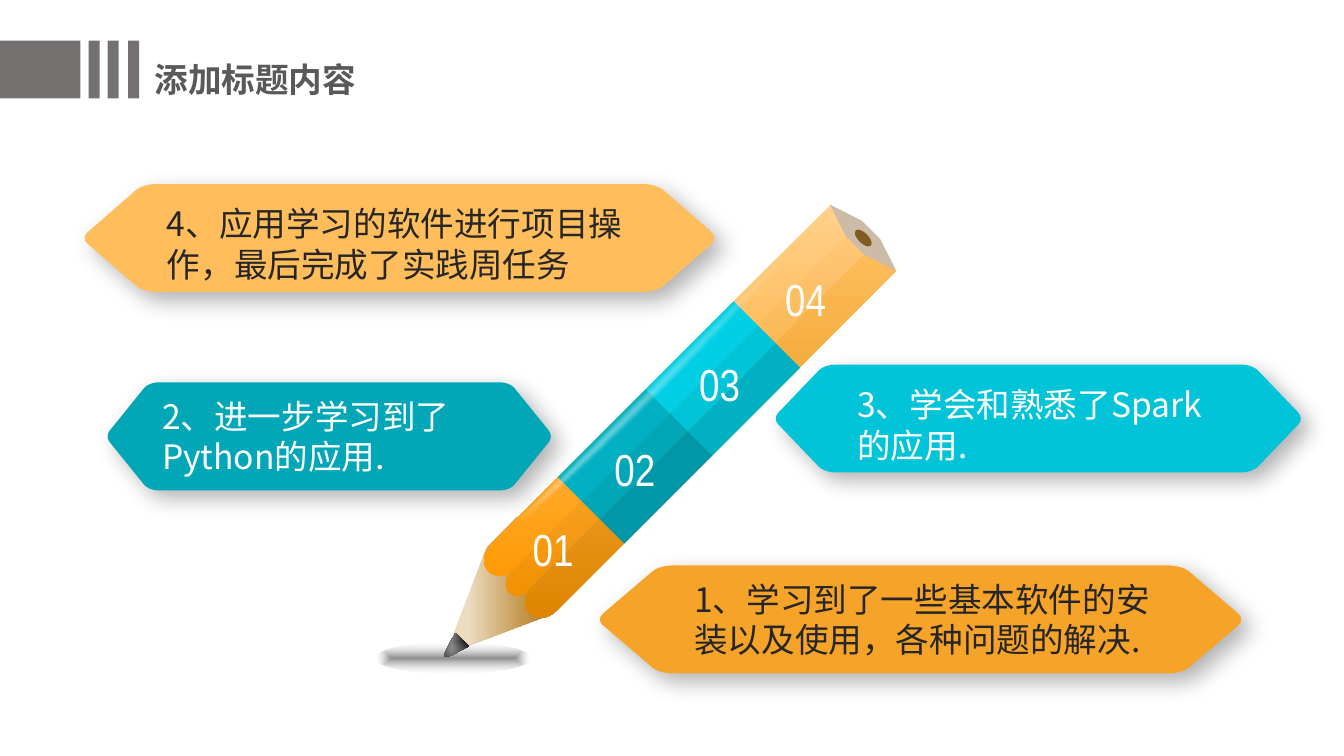
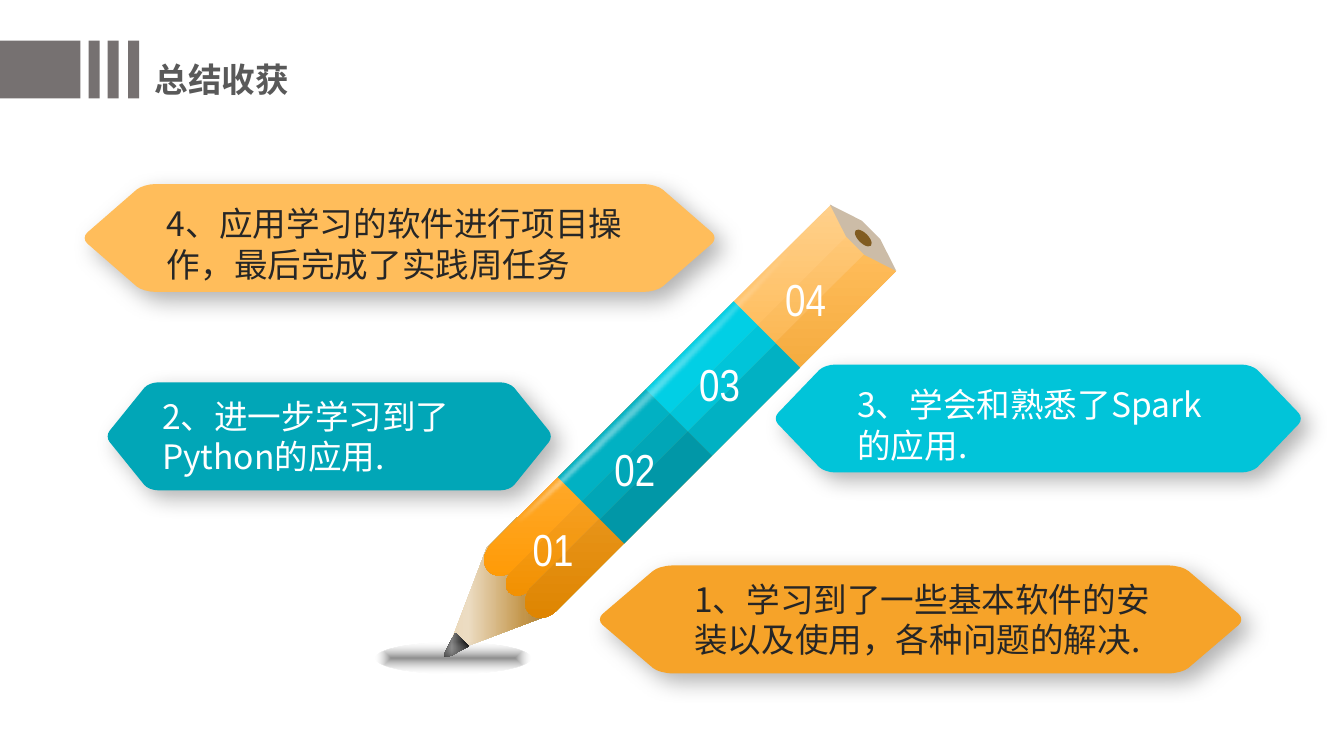
Before and after one commit to txx666/bigdata, a slide deck: slide 14 of 项目作业.pptx. Drawn at 1344x756 pixels with LibreOffice and Linux fonts; fonts in the diff are those of the drawing; background and template pictures are left out. Boxes give left, top, right and bottom in pixels: in the first picture for what was removed or moved away, otherwise in the second. Text is boxed around its words. In the diff, an @@ line names an element or a change of style, - is before the commit and + after.

```diff
--- a/项目作业.pptx
+++ b/项目作业.pptx
@@ text at (155, 63, 289, 95): text changed @@
-添加标题内容
+总结收获
```
